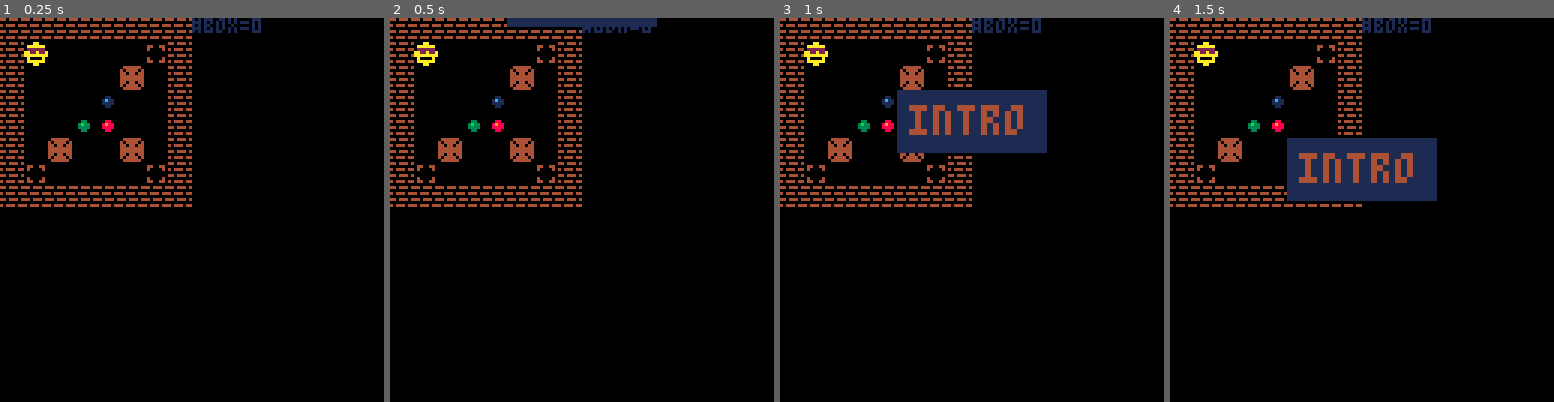
Above: before the commit, frames 1-4 (left to right).
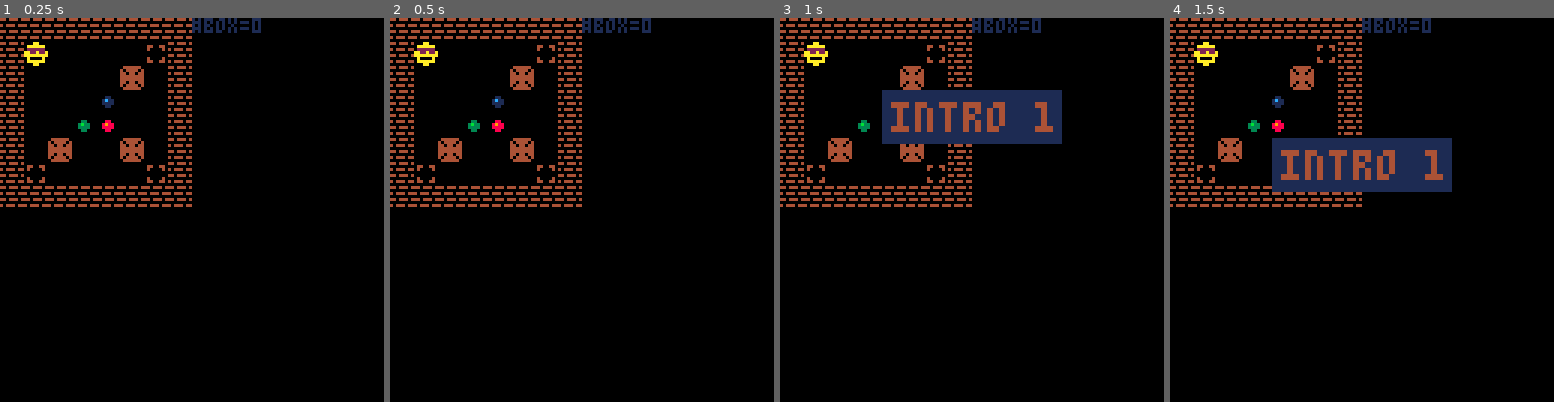
Above: after the commit, the same moments.

Repository: erwinbonsma/SokoBubbleP8
Game: PICO-8 cartridge sokububble.p8
The game is run twice, just before and just after one commit, with the same random seed, the same clock (stepped at 60 frames per second) and the same inputs.
Inputs:
- Up to frame 1 (0.25 s): no input
- Up to frame 2 (0.5 s): no input
- Up to frame 3 (1 s): no input
- Up to frame 4 (1.5 s): no input

Frame 1 is identical in both runs. In frame 2, 0.7% of the frame differs, in the area x 30-70%, y 0-3%; in frame 3, 3.5%; in frame 4, 3.6%, in the area x 26-74%, y 31-48%.

Commit message:
Tweak level start/end animations

Diff:
--- a/sokububble.p8
+++ b/sokububble.p8
@@ -2,10 +2,10 @@
 version 41
 __lua__
 level_defs={{
- name="intro",
+ name="intro 1",
  mapdef={0,0,8,8},
 },{
- name="intro-2",
+ name="intro 2",
  mapdef={7,0,8,8}
 }}
 
@@ -95,7 +95,7 @@
  print(s,x0,y0,c)
  for y=4,0,-1 do
   local yd=y0+y*2
-  for x=#s*4,0,-1 do
+  for x=#s*4-1,0,-1 do
    local xd=x0+x*2
    rectfill(
     xd,yd,xd+1,yd+1,
@@ -106,9 +106,9 @@
 end
 
 function draw_dialog(txt,y)
- local hw=#txt*4+4
- rectfill(63-hw,y,64+hw,y+20,1)
- printbig(txt,67-hw,y+5,4)
+ local hw=#txt*4+2
+ rectfill(64-hw,y,63+hw,y+17,1)
+ printbig(txt,67-hw,y+4,4)
 end
 
 function drop(obj,ymax,bounce)
@@ -157,6 +157,7 @@
  start_level(
   state.level.idx+1
  )
+ yield() --allow anim swap
 end
 
 function animate_level_done()
